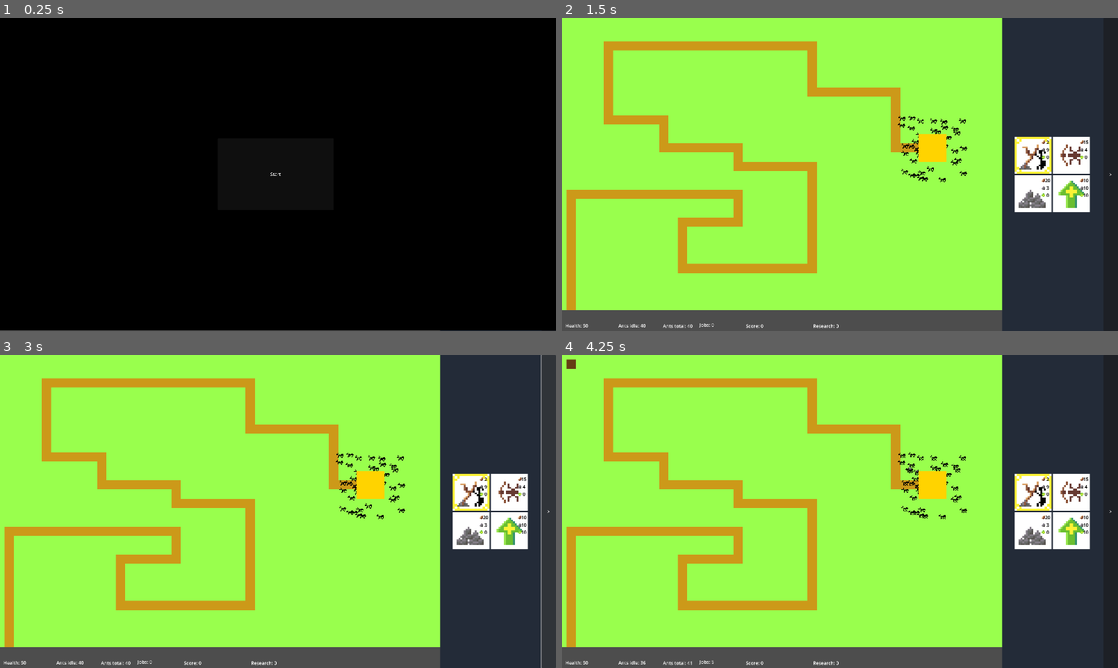
Above: before the commit, frames 1-4 (two rows, left to right).
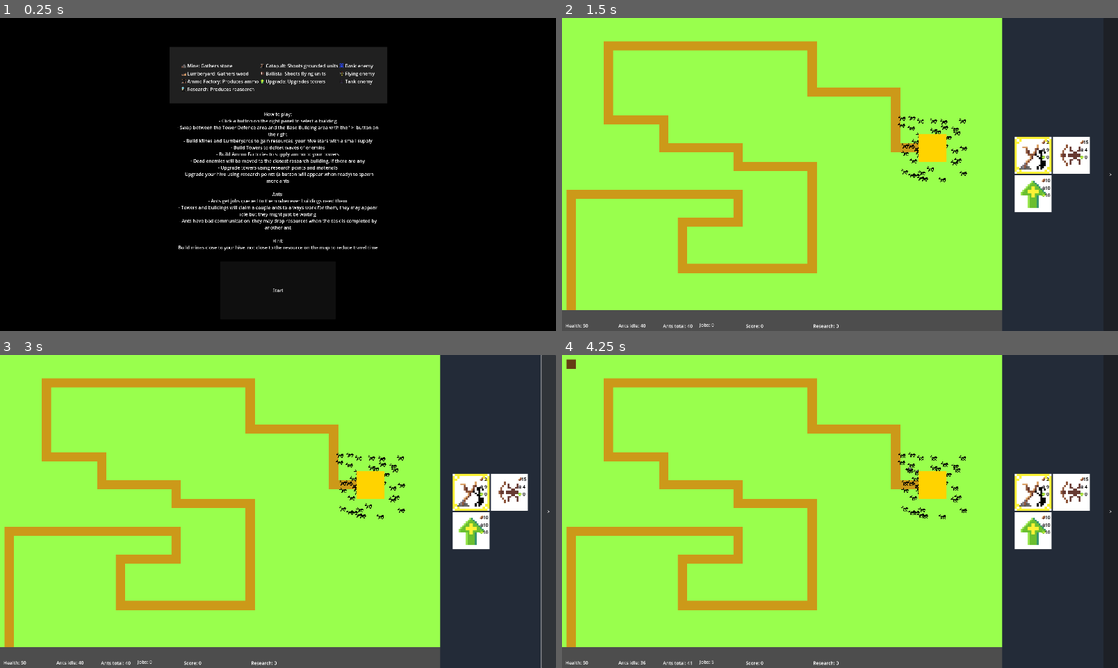
Above: after the commit, the same moments.

Repository: Harrimaga/LD56
Game: Godot game, scene res://Scenes/Main.tscn
Same seed, same stepped clock (60 frames per second), same inputs: the game is played once before the commit and once after it.
Inputs (mouse positions are in pixels of both pictures, inside the frame that each line leads up to):
- Up to frame 1 (0.25 s): no input
- Up to frame 2 (1.5 s): click "Start" at 0.5 s; click (1034, 155) at 1.27 s
- Up to frame 3 (3 s): click ">" at 2 s; click "<" at 2.75 s
- Up to frame 4 (4.25 s): click (573, 364) at 3.52 s

The runs differ from the first frame. In frame 1, 9.3% of the frame differs, in the area x 0-100%, y 9-100%; in frame 2, 1.1%; in frame 3, 1.1%; in frame 4, 1.1%.

Commit message:
Tutorial

Diff:
--- a/Scenes/Main.tscn
+++ b/Scenes/Main.tscn
@@ -20,6 +20,9 @@
 [ext_resource type="Texture2D" uid="uid://chn5nscvqgbrd" path="res://Assets/Textures/projectile.png" id="15_cyte2"]
 [ext_resource type="Texture2D" uid="uid://drqkpsg2akqqi" path="res://Assets/Textures/Carryables/Research.png" id="17_mfx6n"]
 [ext_resource type="AudioStream" uid="uid://byp76y4q25qcy" path="res://Assets/music/LD56.mp3" id="18_hv5ol"]
+[ext_resource type="Texture2D" uid="uid://deptgs87oiidl" path="res://Assets/Textures/BasicSprite.png" id="19_caxe3"]
+[ext_resource type="Texture2D" uid="uid://dmi2wkjt3wgqu" path="res://Assets/Textures/FlyingSprite.png" id="20_xgnqg"]
+[ext_resource type="Texture2D" uid="uid://b7av601xu6qyh" path="res://Assets/Textures/TankSprite.png" id="21_jps3d"]
 
 [node name="Main" type="Control"]
 layout_mode = 3
@@ -103,6 +106,7 @@
 offset_right = 106.0
 
 [node name="BuildingButton3" parent="CanvasLayer/HBoxContainer/Panel/HBoxContainer/TowerButtons" instance=ExtResource("3_lm05u")]
+visible = false
 layout_mode = 2
 
 [node name="BuildingButton" parent="CanvasLayer/HBoxContainer/Panel/HBoxContainer/TowerButtons/BuildingButton3" index="0"]
@@ -344,29 +348,207 @@
 
 [node name="MainMenu" type="Control" parent="CanvasLayer"]
 layout_mode = 3
-anchors_preset = 0
-offset_left = 1920.0
-offset_right = 1920.0
-offset_bottom = 1080.0
+anchors_preset = 15
+anchor_right = 1.0
+anchor_bottom = 1.0
+grow_horizontal = 2
+grow_vertical = 2
 
 [node name="ColorRect" type="ColorRect" parent="CanvasLayer/MainMenu"]
-layout_mode = 0
-offset_left = -1927.0
-offset_top = -7.0
-offset_right = 3.0
-offset_bottom = 1078.0
+layout_mode = 1
+anchors_preset = 15
+anchor_right = 1.0
+anchor_bottom = 1.0
+grow_horizontal = 2
+grow_vertical = 2
 color = Color(0, 0, 0, 1)
 
 [node name="start" type="Button" parent="CanvasLayer/MainMenu"]
-layout_mode = 1
-anchors_preset = -1
-anchor_bottom = 0.391
-offset_left = -1168.0
-offset_top = 415.0
-offset_right = -768.0
-offset_bottom = 240.72
+custom_minimum_size = Vector2(200, 200)
+layout_mode = 1
+anchors_preset = 8
+anchor_left = 0.5
+anchor_top = 0.5
+anchor_right = 0.5
+anchor_bottom = 0.5
+offset_left = -200.0
+offset_top = 300.0
+offset_right = 200.0
+offset_bottom = 500.0
+grow_horizontal = 2
+grow_vertical = 2
 text = "Start
 "
+
+[node name="ColorRect2" type="ColorRect" parent="CanvasLayer/MainMenu"]
+layout_mode = 0
+offset_left = 586.0
+offset_top = 100.0
+offset_right = 1338.0
+offset_bottom = 294.0
+color = Color(0.124083, 0.124083, 0.124083, 1)
+
+[node name="GridContainer" type="GridContainer" parent="CanvasLayer/MainMenu/ColorRect2"]
+layout_mode = 1
+anchors_preset = 7
+anchor_left = 0.5
+anchor_top = 1.0
+anchor_right = 0.5
+anchor_bottom = 1.0
+offset_left = -335.5
+offset_top = -141.0
+offset_right = 331.5
+offset_bottom = -37.0
+grow_horizontal = 2
+grow_vertical = 0
+columns = 6
+
+[node name="TextureRect" type="TextureRect" parent="CanvasLayer/MainMenu/ColorRect2/GridContainer"]
+layout_mode = 2
+size_flags_horizontal = 4
+size_flags_vertical = 4
+texture = ExtResource("6_2e53y")
+stretch_mode = 2
+
+[node name="Label" type="Label" parent="CanvasLayer/MainMenu/ColorRect2/GridContainer"]
+layout_mode = 2
+text = "Mine: Gathers stone"
+
+[node name="TextureRect2" type="TextureRect" parent="CanvasLayer/MainMenu/ColorRect2/GridContainer"]
+layout_mode = 2
+size_flags_horizontal = 4
+size_flags_vertical = 4
+texture = ExtResource("4_mtmmo")
+stretch_mode = 2
+
+[node name="Label2" type="Label" parent="CanvasLayer/MainMenu/ColorRect2/GridContainer"]
+layout_mode = 2
+text = "Catapult: Shoots grounded units"
+
+[node name="TextureRect3" type="TextureRect" parent="CanvasLayer/MainMenu/ColorRect2/GridContainer"]
+custom_minimum_size = Vector2(16, 16)
+layout_mode = 2
+size_flags_horizontal = 4
+size_flags_vertical = 4
+texture = ExtResource("19_caxe3")
+stretch_mode = 4
+
+[node name="Label3" type="Label" parent="CanvasLayer/MainMenu/ColorRect2/GridContainer"]
+layout_mode = 2
+text = "Basic enemy"
+
+[node name="TextureRect4" type="TextureRect" parent="CanvasLayer/MainMenu/ColorRect2/GridContainer"]
+layout_mode = 2
+size_flags_horizontal = 4
+size_flags_vertical = 4
+texture = ExtResource("7_lw3sa")
+stretch_mode = 2
+
+[node name="Label4" type="Label" parent="CanvasLayer/MainMenu/ColorRect2/GridContainer"]
+layout_mode = 2
+text = "Lumberyard: Gathers wood"
+
+[node name="TextureRect5" type="TextureRect" parent="CanvasLayer/MainMenu/ColorRect2/GridContainer"]
+layout_mode = 2
+size_flags_horizontal = 4
+size_flags_vertical = 4
+texture = ExtResource("5_bownr")
+stretch_mode = 2
+
+[node name="Label5" type="Label" parent="CanvasLayer/MainMenu/ColorRect2/GridContainer"]
+layout_mode = 2
+text = "Ballista: Shoots flying units"
+
+[node name="TextureRect6" type="TextureRect" parent="CanvasLayer/MainMenu/ColorRect2/GridContainer"]
+custom_minimum_size = Vector2(16, 16)
+layout_mode = 2
+size_flags_horizontal = 4
+size_flags_vertical = 4
+texture = ExtResource("20_xgnqg")
+stretch_mode = 4
+
+[node name="Label6" type="Label" parent="CanvasLayer/MainMenu/ColorRect2/GridContainer"]
+layout_mode = 2
+text = "Flying enemy"
+
+[node name="TextureRect7" type="TextureRect" parent="CanvasLayer/MainMenu/ColorRect2/GridContainer"]
+layout_mode = 2
+size_flags_horizontal = 4
+size_flags_vertical = 4
+texture = ExtResource("12_j2b7b")
+stretch_mode = 2
+
+[node name="Label7" type="Label" parent="CanvasLayer/MainMenu/ColorRect2/GridContainer"]
+layout_mode = 2
+text = "Ammo Factory: Produces ammo"
+
+[node name="TextureRect8" type="TextureRect" parent="CanvasLayer/MainMenu/ColorRect2/GridContainer"]
+layout_mode = 2
+size_flags_horizontal = 4
+size_flags_vertical = 4
+texture = ExtResource("6_1jgqc")
+stretch_mode = 2
+
+[node name="Label8" type="Label" parent="CanvasLayer/MainMenu/ColorRect2/GridContainer"]
+layout_mode = 2
+text = "Upgrade: Upgrades towers"
+
+[node name="TextureRect9" type="TextureRect" parent="CanvasLayer/MainMenu/ColorRect2/GridContainer"]
+custom_minimum_size = Vector2(16, 16)
+layout_mode = 2
+size_flags_horizontal = 4
+size_flags_vertical = 4
+texture = ExtResource("21_jps3d")
+stretch_mode = 4
+
+[node name="Label9" type="Label" parent="CanvasLayer/MainMenu/ColorRect2/GridContainer"]
+layout_mode = 2
+text = "Tank enemy"
+
+[node name="TextureRect10" type="TextureRect" parent="CanvasLayer/MainMenu/ColorRect2/GridContainer"]
+layout_mode = 2
+size_flags_horizontal = 4
+size_flags_vertical = 4
+texture = ExtResource("8_pily0")
+stretch_mode = 2
+
+[node name="Label10" type="Label" parent="CanvasLayer/MainMenu/ColorRect2/GridContainer"]
+layout_mode = 2
+text = "Research: Produces reasearch"
+
+[node name="RichTextLabel" type="RichTextLabel" parent="CanvasLayer/MainMenu"]
+custom_minimum_size = Vector2(700, 0)
+layout_mode = 1
+anchors_preset = 7
+anchor_left = 0.5
+anchor_top = 1.0
+anchor_right = 0.5
+anchor_bottom = 1.0
+offset_left = -350.0
+offset_top = -760.0
+offset_right = 350.0
+offset_bottom = -277.0
+grow_horizontal = 2
+grow_vertical = 0
+bbcode_enabled = true
+text = "[center]How to play:
+- Click a button on the right panel to select a building
+- Swap between the Tower Defence area and the Base Building area with the ' >' button on the right
+- Build Mines and Lumberyards to gain resources, your hive stars with a small supply
+- Build Towers to defeat waves of enemies
+- Build Ammo Factories to supply ammo to your towers
+- Dead enemies will be moved to the closest research building, if there are any
+- Upgrade towers using research points and materials
+- Upgrade your hive using research points (a button will appear when ready) to spawn more ants
+
+Ants:
+- Ants get jobs queued to them whenever buildings need them
+- Towers and buildings will claim a couple ants to always work for them, they may appear idle but they might just be waiting
+- Ants have bad communication, they may drop resources when the task is completed by another ant
+
+Hint:
+Build mines close to your hive, not close to the resource on the map to reduce travel time"
+fit_content = true
 
 [node name="Map" parent="." instance=ExtResource("1_dwtjv")]
 visible = false
--- a/project.godot
+++ b/project.godot
@@ -33,3 +33,4 @@
 [rendering]
 
 textures/canvas_textures/default_texture_filter=0
+textures/vram_compression/import_etc2_astc=true
Binary file added: Assets/Textures/BasicSprite.png
Not shown, added: Assets/Textures/BasicSprite.png.import
Binary file added: Assets/Textures/FlyingSprite.png
Not shown, added: Assets/Textures/FlyingSprite.png.import
Binary file added: Assets/Textures/TankSprite.png
Not shown, added: Assets/Textures/TankSprite.png.import
Not shown: 1 places in Scenes/Main.tscn that only renumber resources
Not shown, added: export_presets.cfg
Not shown, added: WindowsApp.zip
